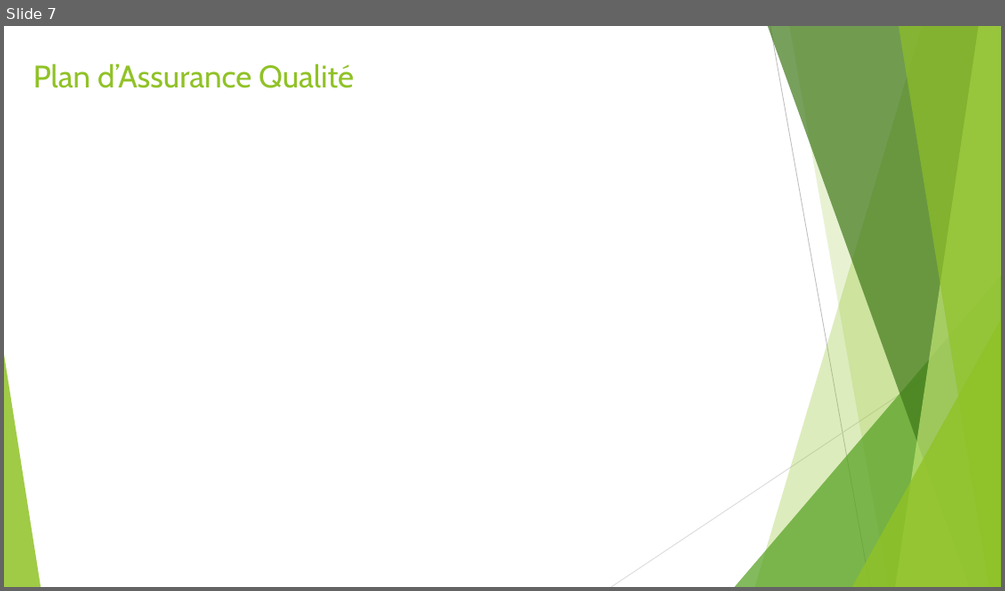
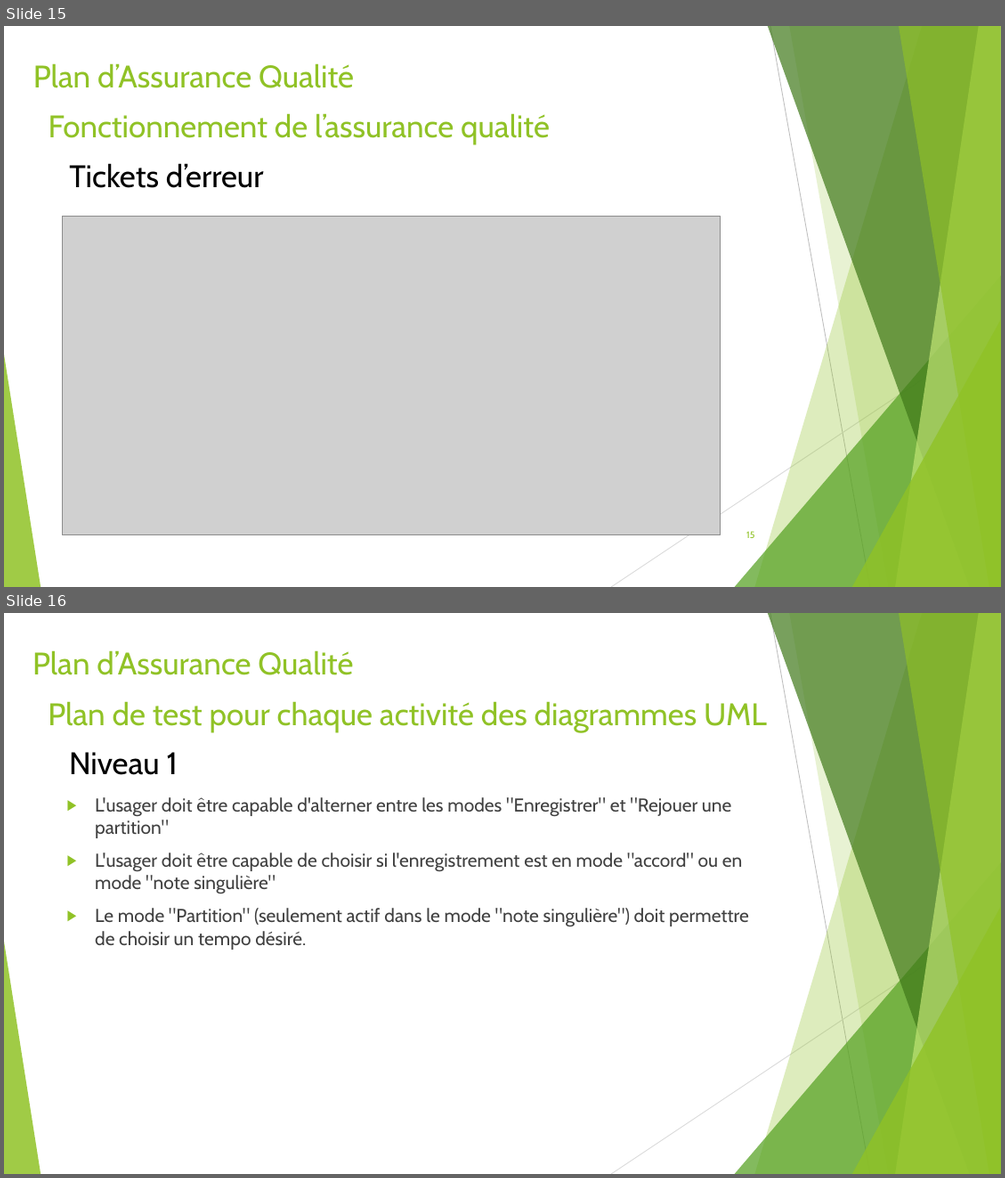
Before and after one commit to gab4321/ProjetS5, a slide deck: Gestion/L1 Présentation.pptx. Shown one above the other, each under a label of ours: slide 7 before the commit, slides 15 and 16 after it. The pictures are 1005x591 and 1005x1178 pixels, drawn with LibreOffice and Linux fonts; fonts in the diff are those of the drawing; grey boxes stand for pictures. Boxes give left, top, right and bottom in pixels: in the first picture for what was removed or moved away, otherwise in the second. Text is boxed around its words. In the diff, an @@ line names an element or a change of style, - is before the commit and + after.

```diff
--- a/Gestion/L1 Présentation.pptx
+++ b/Gestion/L1 Présentation.pptx
@@ slide 16 added at (x1=4, y1=613, x2=1001, y2=1174), background #FFFFFF; not listed: 10 template elements that a slide beside it also shows @@
@@ text added at (x1=32, y1=650, x2=353, y2=675), 30 pt, text #90C226 @@
+Plan d’Assurance Qualité
@@ text added at (x1=48, y1=701, x2=767, y2=733), 30 pt, text #90C226 @@
+Plan de test pour chaque activité des diagrammes UML
@@ text added at (x1=69, y1=752, x2=178, y2=775), 30 pt, text #000000 @@
+Niveau 1
@@ text added at (x1=95, y1=797, x2=749, y2=949), 18 pt, text #404040 @@
+▶ L'usager doit être capable d'alterner entre les modes "Enregistrer" et "Rejouer une partition"
+▶ L'usager doit être capable de choisir si l'enregistrement est en mode "accord" ou en mode "note singulière"
+▶ Le mode "Partition" (seulement actif dans le mode "note singulière") doit permettre de choisir un tempo désiré.
@@ what was slide 7 is now slide 15 @@
@@ slide 15 changed as well @@
@@ text added at (x1=48, y1=113, x2=550, y2=145), 30 pt, text #90C226 @@
+Fonctionnement de l’assurance qualité
@@ text added at (x1=69, y1=163, x2=264, y2=188), 30 pt, text #000000 @@
+Tickets d’erreur
@@ picture added at (x1=62, y1=216, x2=720, y2=535) @@
@@ page number added at (x1=746, y1=531, x2=754, y2=538), 9 pt, text #90C226 @@
+15
```
Also in this commit, not shown: 9 other slides changed, 13 other slides added, 1 slide removed, 1 other file.
